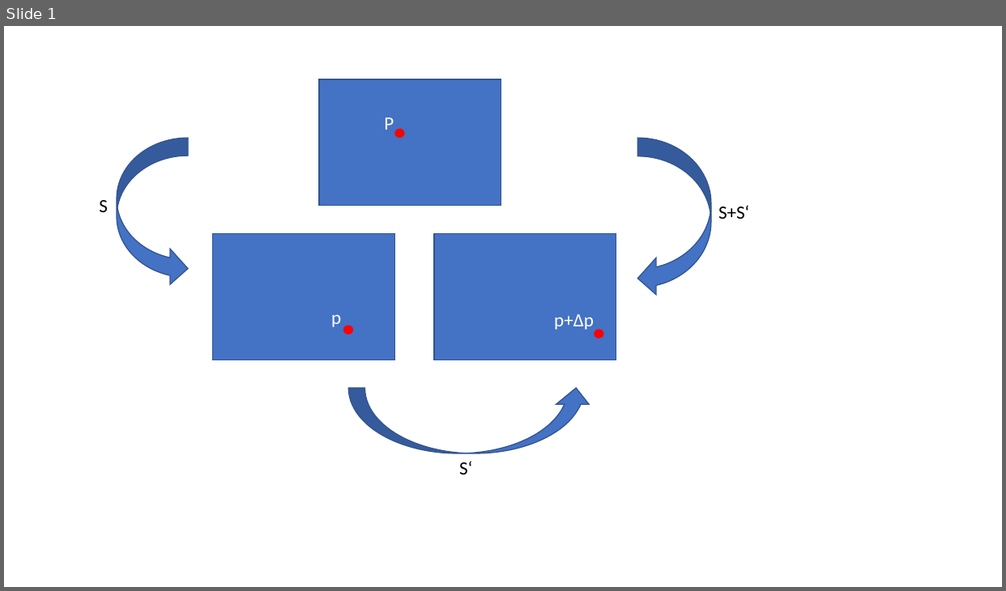
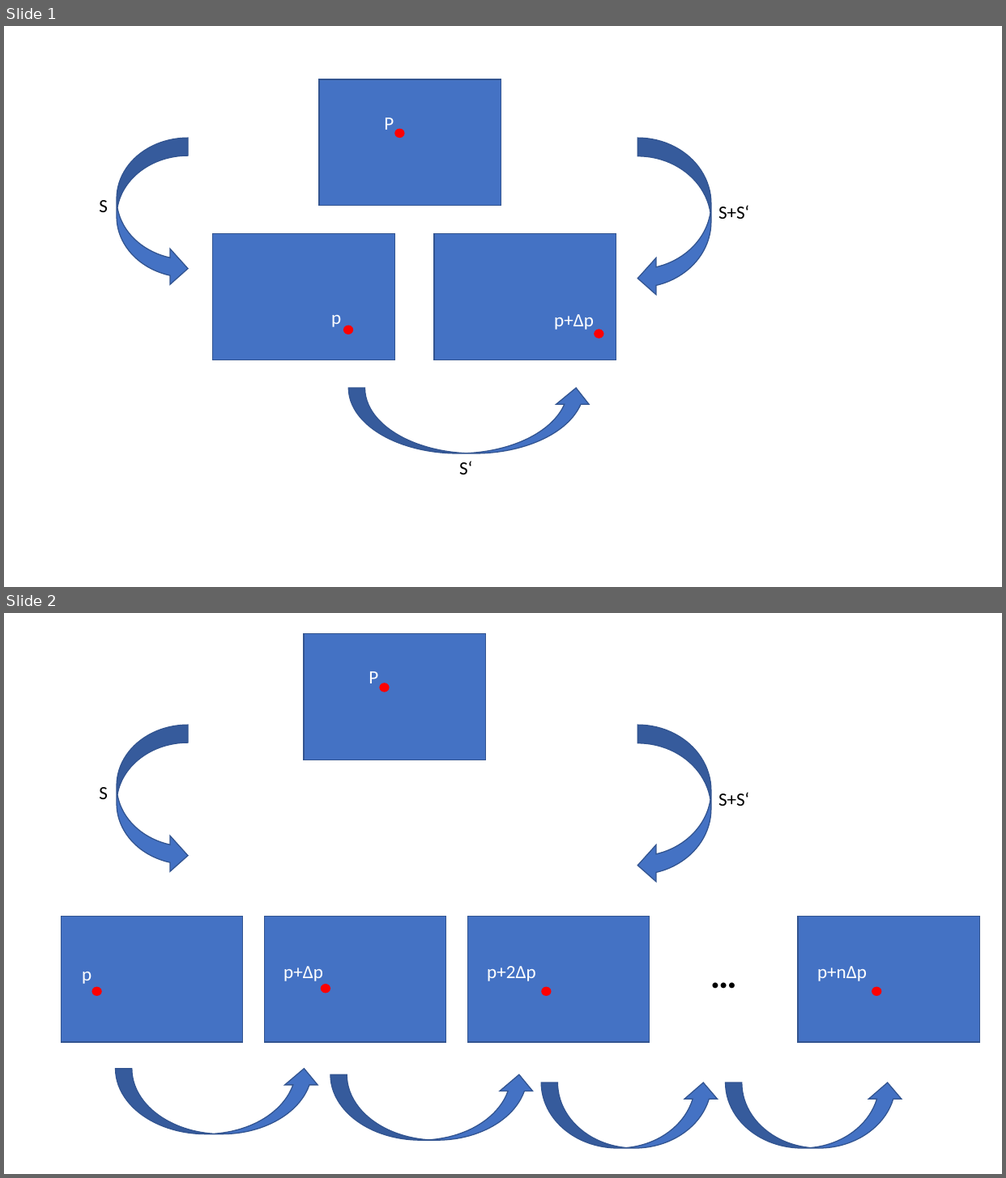
Before and after one commit to AntonHuegel/LanczosSeminar, a slide deck: images/ImagTrans.pptx. Shown one above the other, each under a label of ours: slide 1 before the commit, slides 1 and 2 after it. The pictures are 1006x591 and 1006x1178 pixels, drawn with LibreOffice and Linux fonts; fonts in the diff are those of the drawing. Boxes give left, top, right and bottom in pixels: in the first picture for what was removed or moved away, otherwise in the second. Text is boxed around its words. In the diff, an @@ line names an element or a change of style, - is before the commit and + after.

```diff
--- a/images/ImagTrans.pptx
+++ b/images/ImagTrans.pptx
@@ slide 2 added at bbox=[4, 613, 1002, 1174], background #FFFFFF @@
@@ rectangle added at bbox=[304, 634, 485, 760], fill #4472C4, outline #325491 1 pt @@
@@ text added at bbox=[368, 671, 378, 683], 18 pt, text #FFFFFF @@
+P
@@ ellipse added at bbox=[379, 683, 389, 692], fill #FF0000 @@
@@ curved right arrow added at bbox=[117, 726, 187, 875], fill #4472C4, outline #325491 1 pt @@
@@ curved left arrow added at bbox=[638, 726, 711, 884], fill #4472C4, outline #325491 1 pt @@
@@ text added at bbox=[99, 787, 108, 799], 18 pt, text #000000 @@
+S
@@ text added at bbox=[718, 792, 749, 806], 18 pt, text #000000 @@
+S+S‘
@@ rectangle added at bbox=[61, 916, 243, 1043], fill #4472C4, outline #325491 1 pt @@
@@ rectangle added at bbox=[265, 916, 446, 1043], fill #4472C4, outline #325491 1 pt @@
@@ rectangle added at bbox=[467, 916, 650, 1043], fill #4472C4, outline #325491 1 pt @@
@@ rectangle added at bbox=[799, 916, 980, 1043], fill #4472C4, outline #325491 1 pt @@
@@ text added at bbox=[703, 947, 744, 1000], 36 pt, text #000000, bold @@
+…
@@ text added at bbox=[82, 972, 91, 984], 18 pt, text #FFFFFF @@
+p
@@ text added at bbox=[283, 966, 323, 982], 18 pt, text #FFFFFF @@
+p+Δp
@@ text added at bbox=[487, 966, 536, 982], 18 pt, text #FFFFFF @@
+p+2Δp
@@ text added at bbox=[817, 966, 867, 982], 18 pt, text #FFFFFF @@
+p+nΔp
@@ ellipse added at bbox=[91, 987, 101, 996], fill #FF0000 @@
@@ ellipse added at bbox=[321, 984, 330, 994], fill #FF0000 @@
@@ ellipse added at bbox=[542, 987, 552, 996], fill #FF0000 @@
@@ ellipse added at bbox=[872, 987, 881, 996], fill #FF0000 @@
@@ curved up arrow added at bbox=[116, 1069, 321, 1135], fill #4472C4, outline #325491 1 pt @@
@@ curved up arrow added at bbox=[330, 1075, 535, 1141], fill #4472C4, outline #325491 1 pt @@
@@ curved up arrow added at bbox=[542, 1083, 720, 1149], fill #4472C4, outline #325491 1 pt @@
@@ curved up arrow added at bbox=[726, 1083, 904, 1149], fill #4472C4, outline #325491 1 pt @@
```
Also in this commit, not shown: 2 other files.
